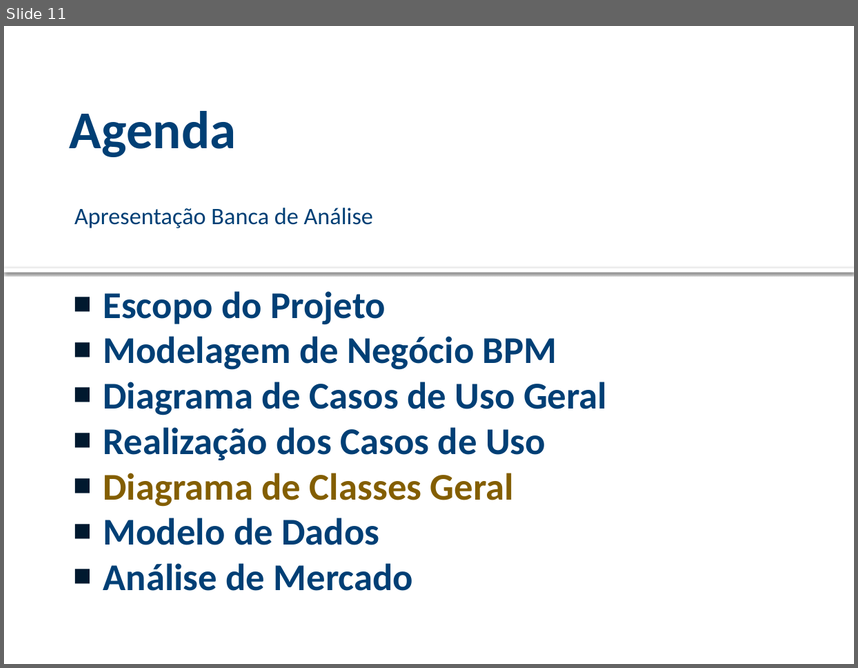
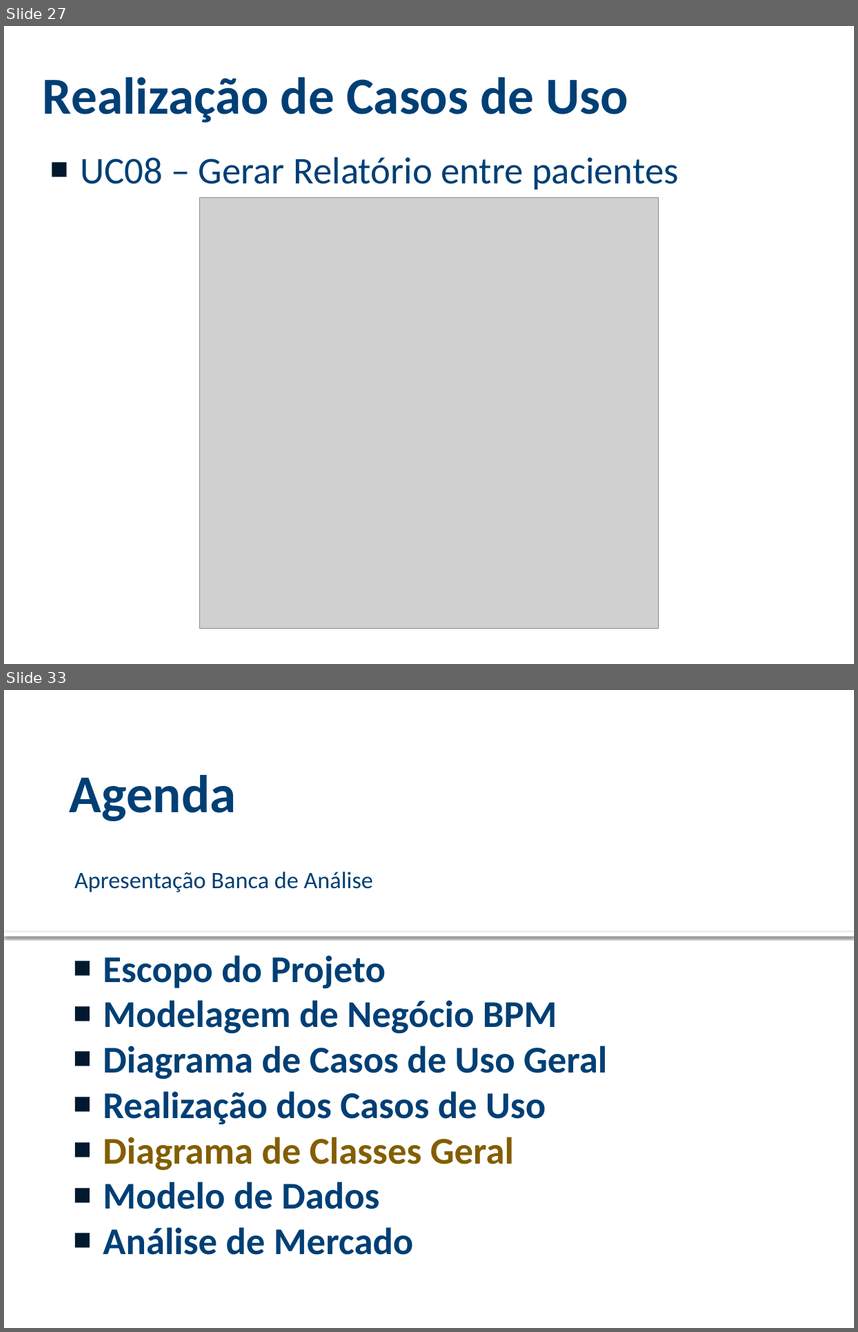
Before and after one commit to viniciussouza1210/ProjetoFinal, a slide deck: ANÁLISE/Modelo Apresentacao Analise (1).pptx. Shown one above the other, each under a label of ours: slide 11 before the commit, slides 27 and 33 after it; the slides between them are not shown. The pictures are 858x668 and 858x1332 pixels, drawn with LibreOffice and Linux fonts; fonts in the diff are those of the drawing; grey boxes stand for pictures; background and template pictures are left out. Boxes give left, top, right and bottom in pixels: in the first picture for what was removed or moved away, otherwise in the second. Text is boxed around its words. In the diff, an @@ line names an element or a change of style, - is before the commit and + after.

```diff
--- a/ANÁLISE/Modelo Apresentacao Analise (1).pptx
+++ b/ANÁLISE/Modelo Apresentacao Analise (1).pptx
@@ slide 27 added at (4, 26, 854, 664), background picture (left out) @@
@@ title added at (43, 77, 629, 123), 44 pt, text #003F75, bold @@
+Realização de Casos de Uso
@@ text added at (80, 157, 679, 190), 32 pt, text #003F75 @@
+■ UC08 – Gerar Relatório entre pacientes
@@ picture added at (199, 198, 659, 628) @@
@@ page number added at (764, 639, 838, 656), 12 pt, text #FFFFFF, bold @@
+27
@@ what was slide 11 is now slide 33 @@
```
Also in this commit, not shown: 7 slides changed, 25 other slides added, 1 slide removed, 8 other files.
